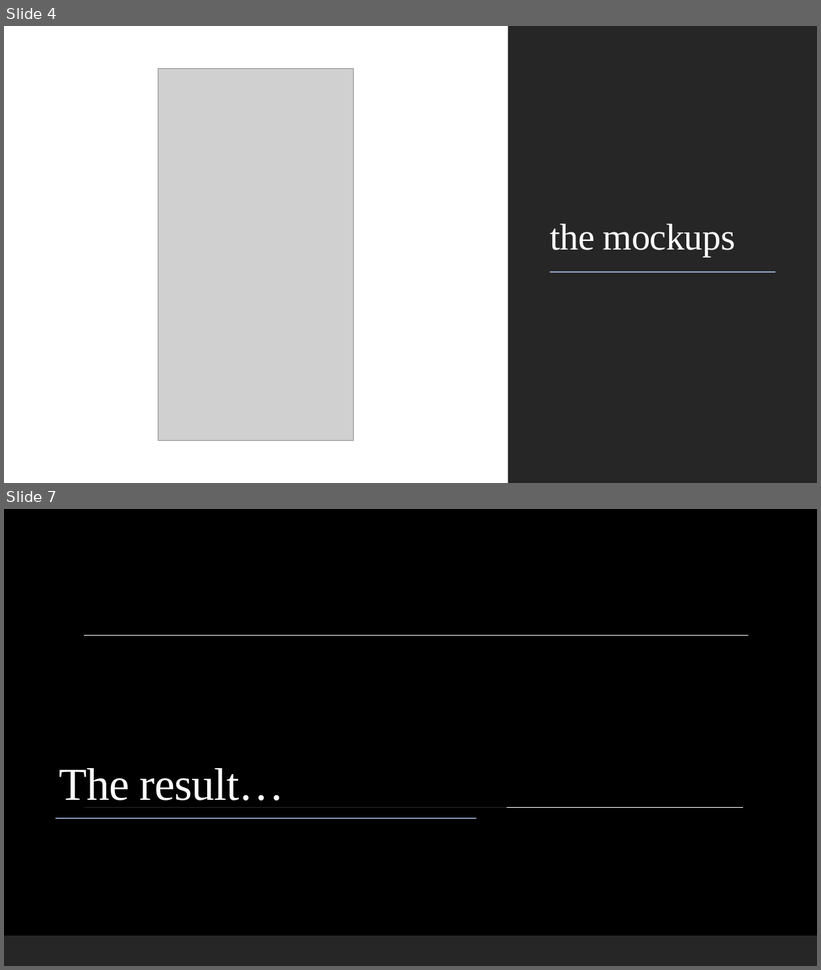
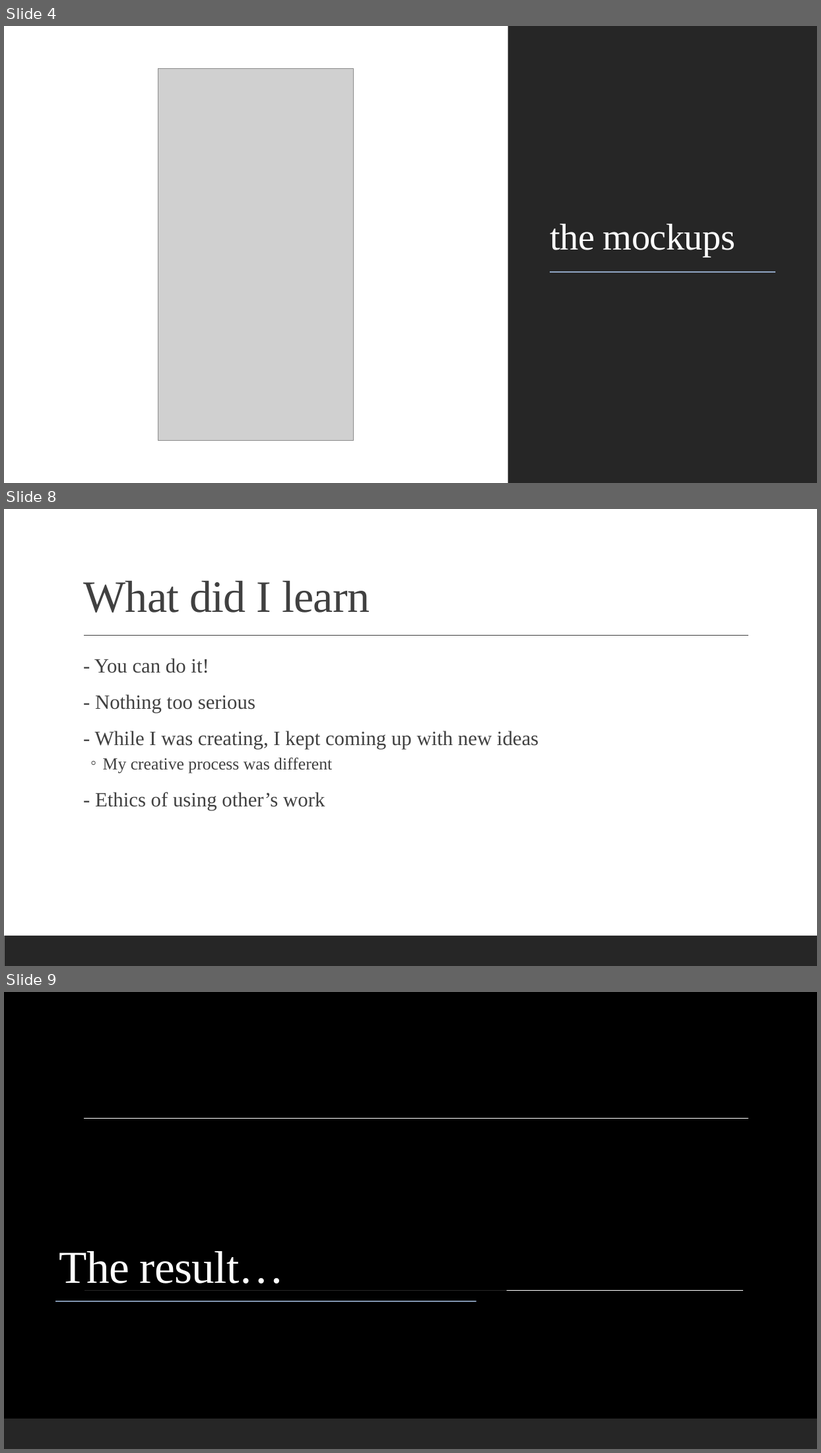
Before and after one commit to igscl/igscl.github.io, a slide deck: docs/portfolio.pptx. Shown one above the other, each under a label of ours: slides 4 and 7 before the commit, slides 4, 8 and 9 after it; the slides between them are not shown. The pictures are 821x970 and 821x1453 pixels, drawn with LibreOffice and Linux fonts; fonts in the diff are those of the drawing; grey boxes stand for pictures; background and template pictures are left out. Boxes give left, top, right and bottom in pixels: in the first picture for what was removed or moved away, otherwise in the second. Text is boxed around its words. In the diff, an @@ line names an element or a change of style, - is before the commit and + after.

```diff
--- a/docs/portfolio.pptx
+++ b/docs/portfolio.pptx
@@ slide 8 added at (x1=4, y1=509, x2=817, y2=966), background #FFFFFF @@
@@ title added at (x1=83, y1=581, x2=370, y2=613), 53 pt, text #404040 @@
+What did I learn
@@ line added from (84, 636) to (748, 636), #404040 1 pt @@
@@ text added at (x1=94, y1=658, x2=539, y2=811), 24 pt, text #404040 @@
+  - You can do it!
+  - Nothing too serious
+  - While I was creating, I kept coming up with new ideas
+  ◦ My creative process was different
+  - Ethics of using other’s work
@@ rectangle added at (x1=4, y1=936, x2=817, y2=966), fill #262626 @@
@@ what was slide 7 is now slide 9 @@
```
Also in this commit, not shown: 2 slides changed, 1 other slide added, 12 other files.
